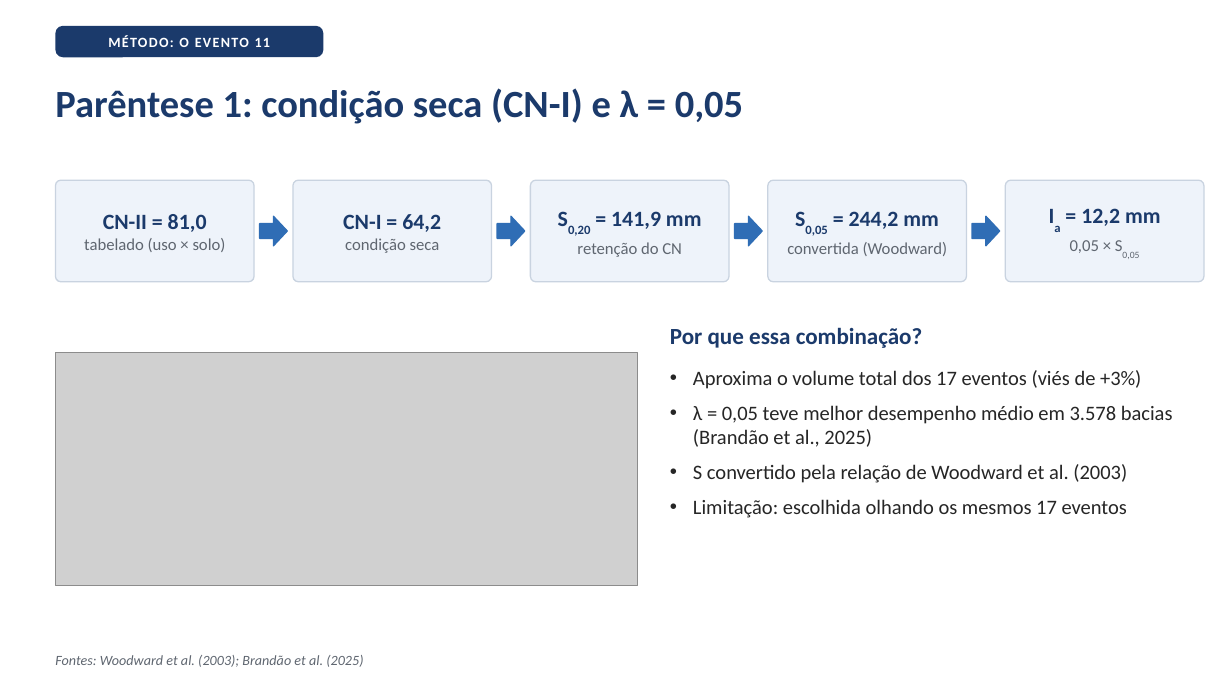
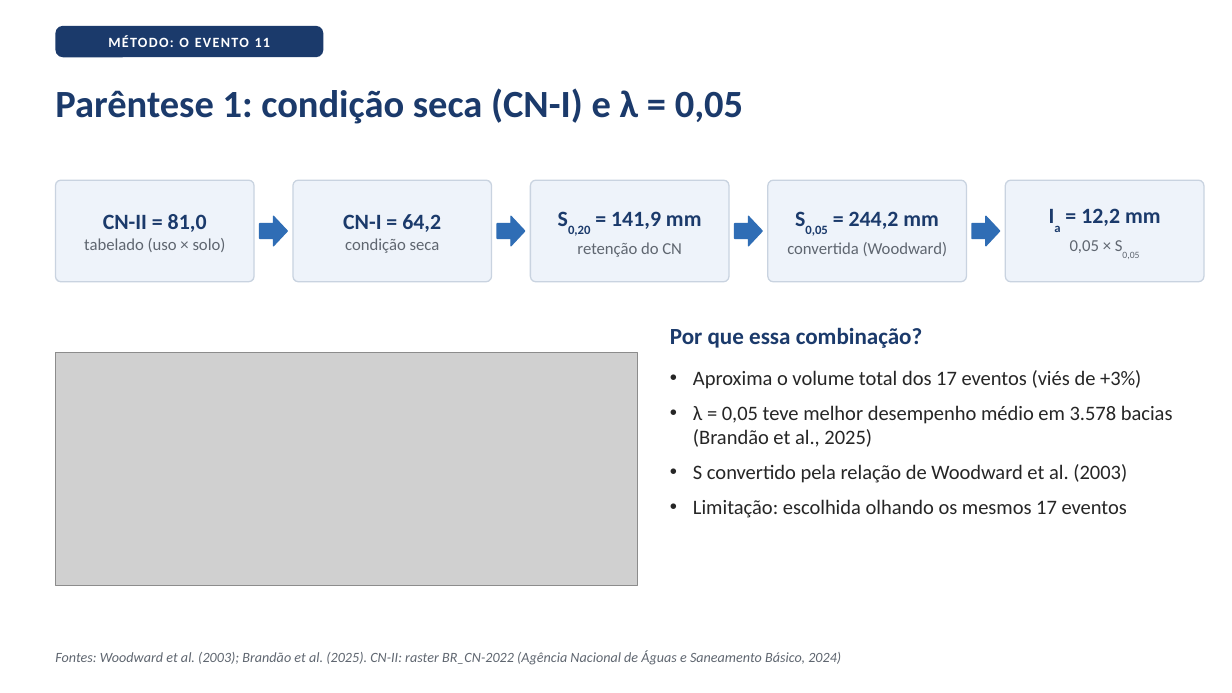
Before and after one commit to mateusvivarelli/TCC, a slide deck: slide 5 of TCC_Texto/slides/slides_11a28_defesa.pptx. Drawn at 1232x693 pixels with LibreOffice and Linux fonts; fonts in the diff are those of the drawing; grey boxes stand for pictures. Boxes give left, top, right and bottom in pixels: in the first picture for what was removed or moved away, otherwise in the second. Text is boxed around its words. In the diff, an @@ line names an element or a change of style, - is before the commit and + after.

```diff
--- a/TCC_Texto/slides/slides_11a28_defesa.pptx
+++ b/TCC_Texto/slides/slides_11a28_defesa.pptx
@@ text at (x1=55, y1=650, x2=841, y2=665): text changed @@
-Fontes: Woodward et al. (2003); Brandão et al. (2025)
+Fontes: Woodward et al. (2003); Brandão et al. (2025). CN-II: raster BR_CN-2022 (Agência Nacional de Águas e Saneamento Básico, 2024)
```
Also in this commit, not shown: 15 other slides changed, 2 other files.
